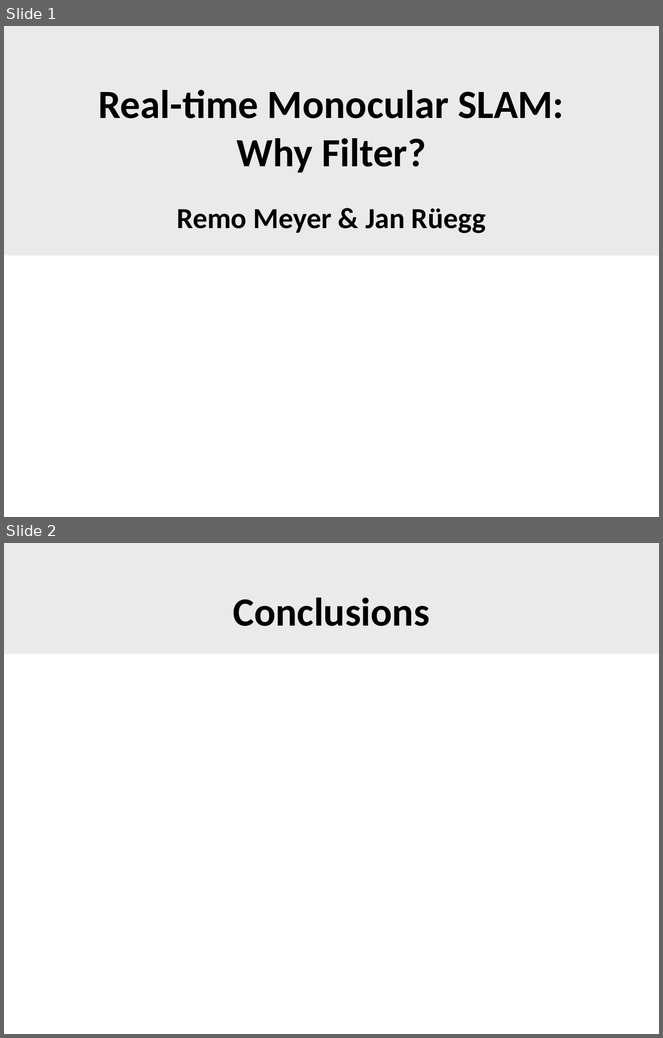
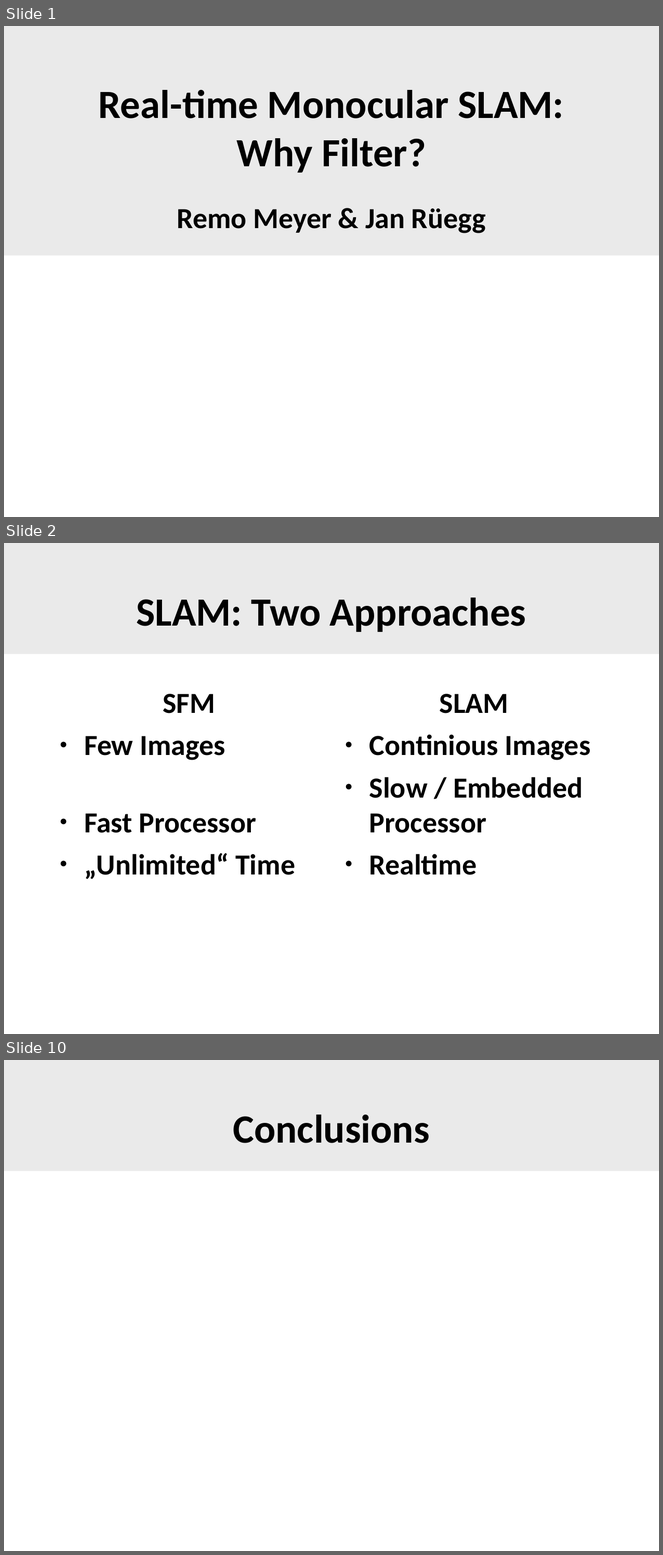
Before and after one commit to SgtPepper123/ICP_3dPhoto, a slide deck: slam/WhyFilter.odp. Shown one above the other, each under a label of ours: slides 1 and 2 before the commit, slides 1, 2 and 10 after it; the slides between them are not shown. The pictures are 663x1038 and 663x1555 pixels, drawn with LibreOffice and Linux fonts; fonts in the diff are those of the drawing; background and template pictures are left out. Boxes give left, top, right and bottom in pixels: in the first picture for what was removed or moved away, otherwise in the second. Text is boxed around its words. In the diff, an @@ line names an element or a change of style, - is before the commit and + after.

Commit message:
+ Updated slides

```diff
--- a/slam/WhyFilter.odp
+++ b/slam/WhyFilter.odp
@@ slide 2 added at <box>4,543,659,1034</box>, background #FFFFFF; not listed: 1 template element that a slide beside it also shows @@
@@ title added at <box>136,598,527,632</box>, 44 pt, text #000000, bold @@
+SLAM: Two Approaches
@@ text added at <box>84,694,295,879</box>, 32 pt, text #000000, bold @@
+SFM
+● Few Images
+● Fast Processor
+● „Unlimited“ Time
@@ text added at <box>370,694,591,875</box>, 32 pt, text #000000, bold @@
+SLAM
+● Continious Images
+● Slow / Embedded Processor
+● Realtime
@@ what was slide 2 is now slide 10 @@
```
Also in this commit, not shown: 7 other slides added.
